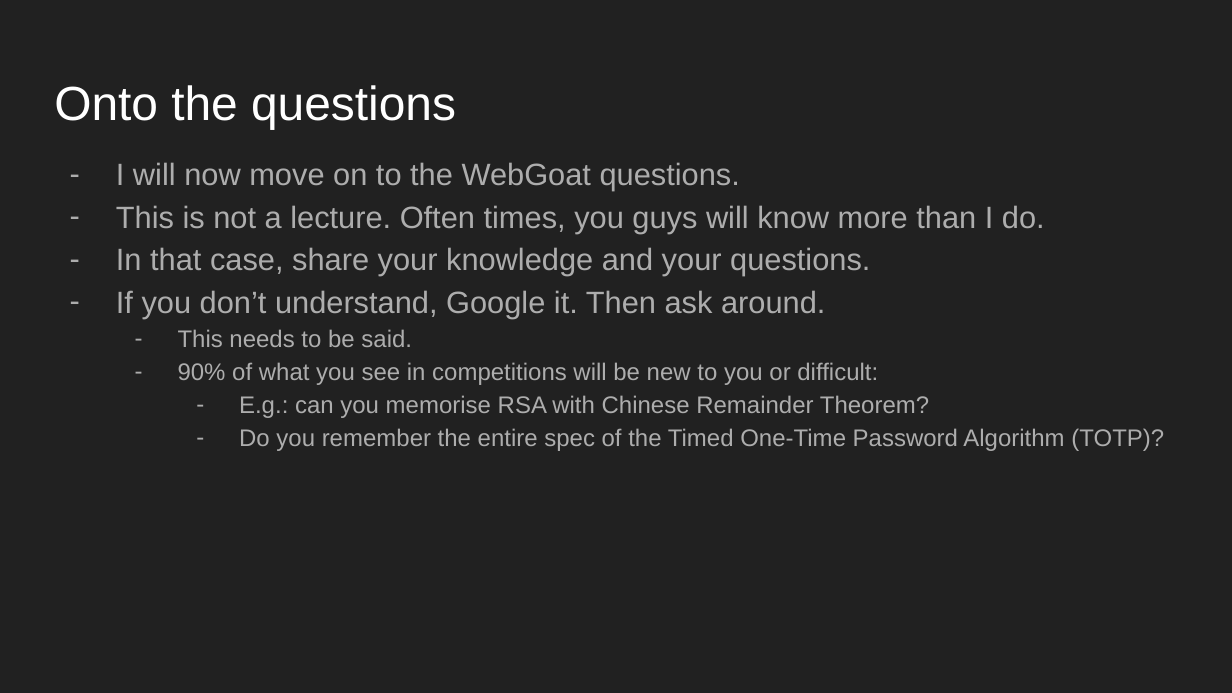
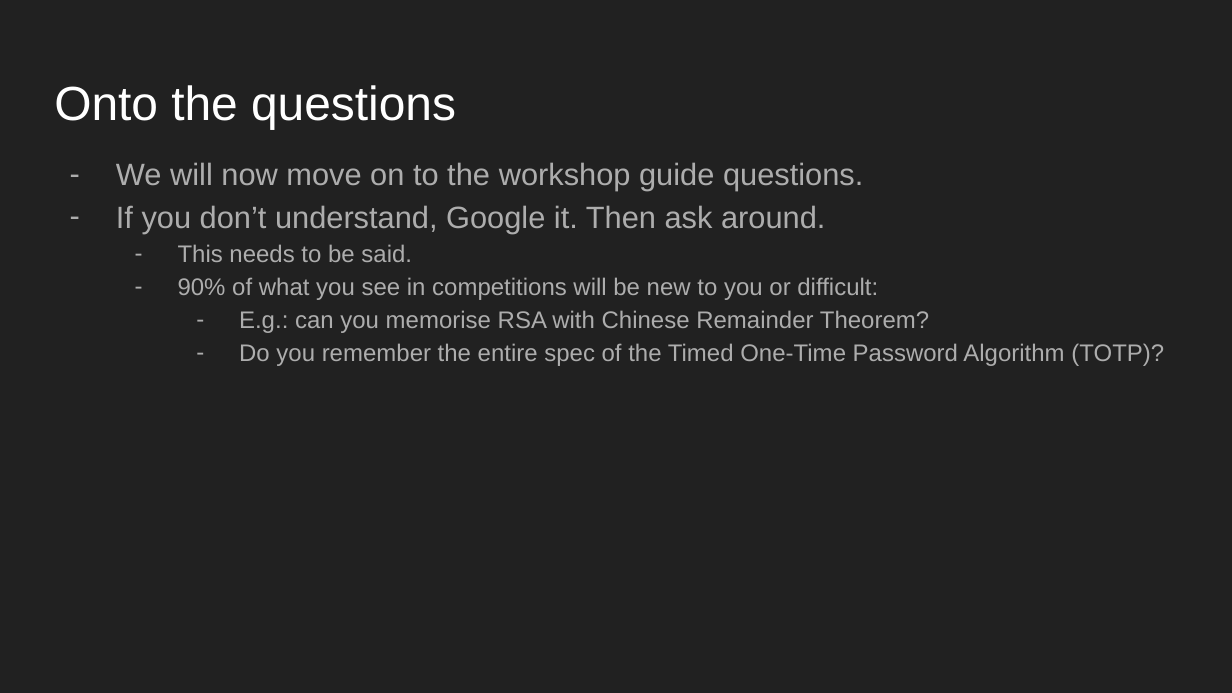
Before and after one commit to umisc/workshops, a slide deck: slide 7 of Workshop_4/Session 4_ XSS and CSRF.pptx (slide 8 before the commit). Drawn at 1232x693 pixels with LibreOffice and Linux fonts; fonts in the diff are those of the drawing. Boxes give left, top, right and bottom in pixels: in the first picture for what was removed or moved away, otherwise in the second. Text is boxed around its words. In the diff, an @@ line names an element or a change of style, - is before the commit and + after.

Commit message:
Updating slides

```diff
--- a/Workshop_4/Session 4_ XSS and CSRF.pptx
+++ b/Workshop_4/Session 4_ XSS and CSRF.pptx
@@ text at box(116, 162, 863, 191): text changed @@
-– I will now move on to the WebGoat questions.
-– This is not a lecture. Often times, you guys will know more than I do.
-– In that case, share your knowledge and your questions.
+– We will now move on to the workshop guide questions.
```
Also in this commit, not shown: 1 other slide changed, 1 slide added, 2 slides removed.
